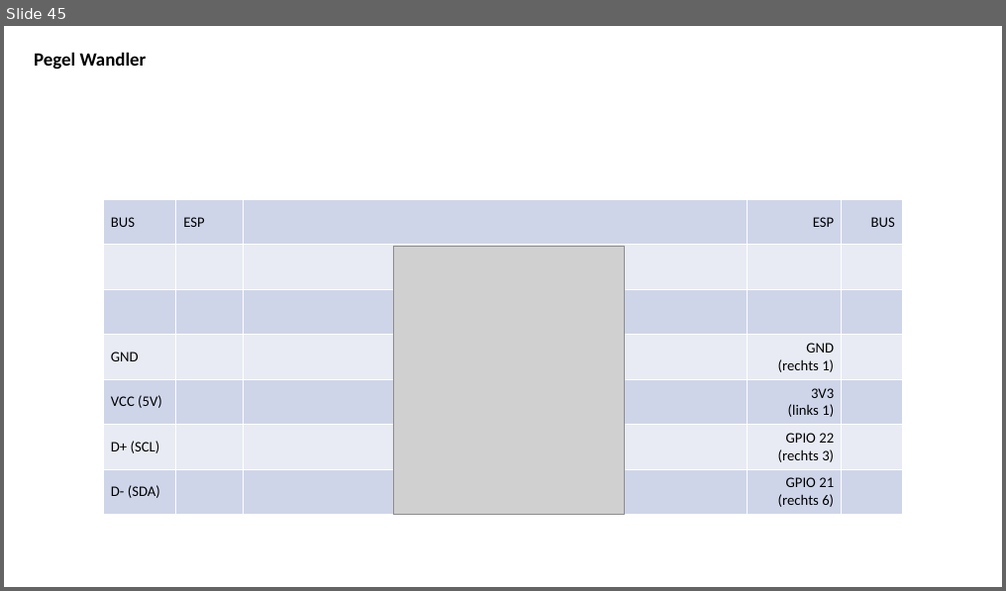
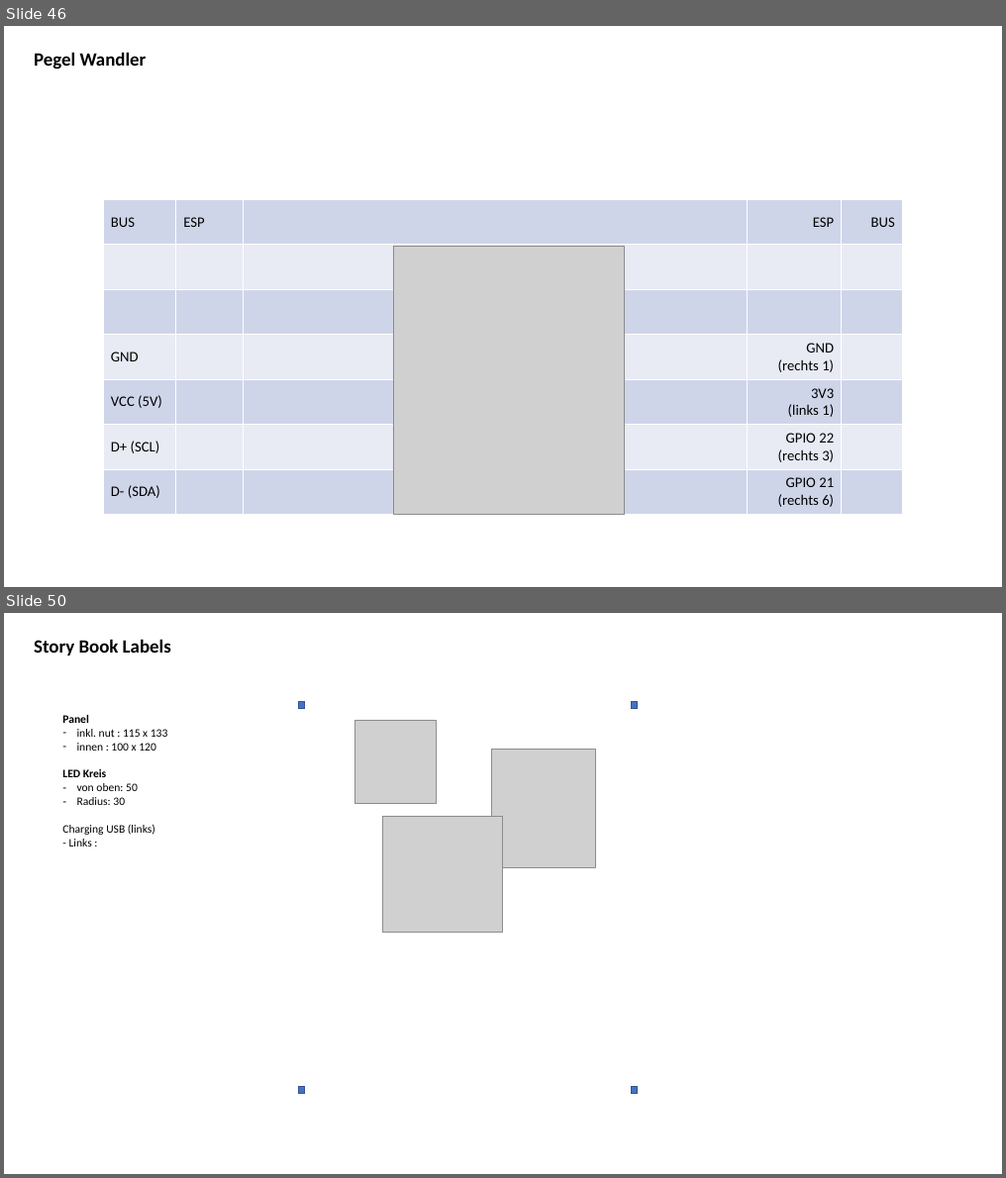
Before and after one commit to jeskes/activityboard, a slide deck: Activityboard.pptx. Shown one above the other, each under a label of ours: slide 45 before the commit, slides 46 and 50 after it; the slides between them are not shown. The pictures are 1006x591 and 1006x1178 pixels, drawn with LibreOffice and Linux fonts; fonts in the diff are those of the drawing; grey boxes stand for pictures. Boxes give left, top, right and bottom in pixels: in the first picture for what was removed or moved away, otherwise in the second. Text is boxed around its words. In the diff, an @@ line names an element or a change of style, - is before the commit and + after.

```diff
--- a/Activityboard.pptx
+++ b/Activityboard.pptx
@@ slide 50 added at [4, 613, 1002, 1174], background #FFFFFF @@
@@ title added at [34, 639, 171, 656], 18 pt, text #000000, bold @@
+Story Book Labels
@@ rectangle added at [299, 701, 305, 708], fill #4472C4, outline #325491 1 pt @@
@@ rectangle added at [632, 701, 638, 708], fill #4472C4, outline #325491 1 pt @@
@@ text added at [62, 715, 168, 847], 11 pt, text #000000 @@
+Panel
+– inkl. nut : 115 x 133
+– innen : 100 x 120
+LED Kreis
+– von oben: 50
+– Radius: 30
+Charging USB (links)
+- Links :
@@ picture added at [355, 720, 436, 804] @@
@@ picture added at [492, 749, 595, 867] @@
@@ picture added at [383, 816, 503, 933] @@
@@ rectangle added at [299, 1087, 305, 1093], fill #4472C4, outline #325491 1 pt @@
@@ rectangle added at [632, 1087, 638, 1093], fill #4472C4, outline #325491 1 pt @@
@@ what was slide 45 is now slide 46 @@
```
Also in this commit, not shown: 4 slides changed, 4 other slides added, 19 other files.
